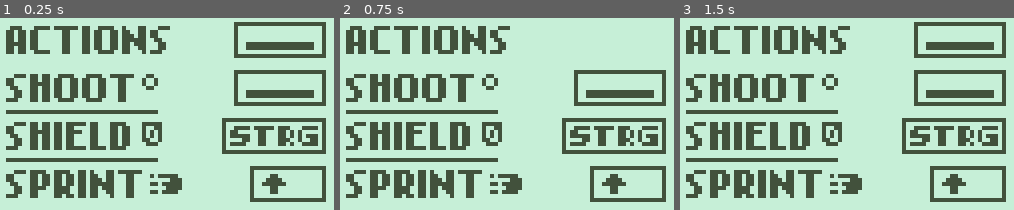
Above: before the commit, frames 1-3 (left to right).
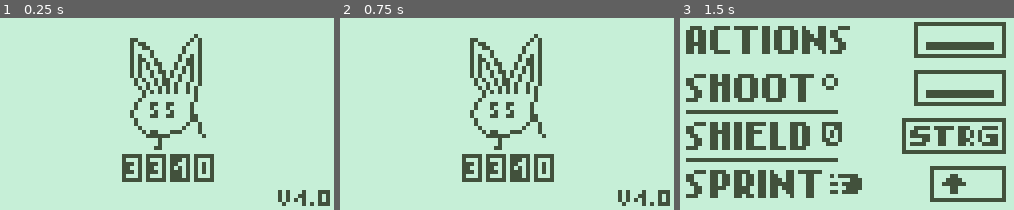
Above: after the commit, the same moments.

Repository: Streamfire/Nokia3310-DeathIsGood
Game: Godot game, scene res://internal/Scenes/Start.tscn
Two runs of this game, one before a commit and one after it. Both use one fixed random seed, a clock stepped at 60 frames per second and the inputs below. Before the commit the project starts from res://internal/Scenes/Startup.tscn.
Inputs:
- Up to frame 1 (0.25 s): no input
- Up to frame 2 (0.75 s): tap Enter at 0.5 s; hold D (move_right) from 0.53 s (still down); hold Down (aim_down) from 0.53 s (still down)
- Up to frame 3 (1.5 s): tap Escape (restart) at 1.25 s; release D (move_right) at 1.28 s; release Down (aim_down) at 1.28 s; hold S (move_down) from 1.28 s (still down); tap Left (aim_left) at 1.35 s

The runs differ from the first frame. In frame 1, 31% of the frame differs, in the area x 1-99%, y 2-98%; in frame 2, 28%; in frame 3, nothing differs.

Commit message:
Kanone wech

Diff:
--- /dev/null
+++ b/internal/Scenes/Canon.tscn
@@ -0,0 +1,32 @@
+[gd_scene load_steps=3 format=2]
+
+[ext_resource path="res://internal/Scenes/CanonShot.tscn" type="PackedScene" id=1]
+
+[sub_resource type="GDScript" id=1]
+script/source = "extends Node2D
+
+
+export var Shot:PackedScene
+export var shotDelay:float
+export var ShotDirection:Vector2
+
+
+func _ready():
+	$Timer.start(shotDelay)
+
+
+func _on_Timer_timeout():
+	var c = Shot.instance()
+	c.direction=ShotDirection
+	self.add_child(c)
+	$Timer.start(shotDelay)
+	pass # Replace with function body.
+"
+
+[node name="Canon" type="Node2D"]
+script = SubResource( 1 )
+Shot = ExtResource( 1 )
+shotDelay = 2.0
+
+[node name="Timer" type="Timer" parent="."]
+[connection signal="timeout" from="Timer" to="." method="_on_Timer_timeout"]
--- a/internal/Scenes/CanonShot.tscn
+++ b/internal/Scenes/CanonShot.tscn
@@ -38,31 +38,31 @@
 	pass # Replace with function body.
 "
 
-[sub_resource type="RectangleShape2D" id=2]
+[sub_resource type="RectangleShape2D" id=12]
 extents = Vector2( 1, 1 )
 
-[sub_resource type="RectangleShape2D" id=3]
+[sub_resource type="RectangleShape2D" id=13]
 extents = Vector2( 2, 2 )
 
 [node name="Shot" type="KinematicBody2D"]
 collision_layer = 16
-script = SubResource( 1 )
+script = SubResource( 11 )
 speed = 0.8
 
 [node name="canonball" type="Sprite" parent="."]
 texture = ExtResource( 1 )
 
 [node name="TerainHitbox" type="CollisionShape2D" parent="."]
-shape = SubResource( 2 )
+shape = SubResource( 12 )
 
 [node name="Area2D" type="Area2D" parent="." groups=[
 "HarmToPlayer",
 ]]
 collision_layer = 16
-collision_mask = 5
+collision_mask = 2
 
 [node name="DmgHitbox" type="CollisionShape2D" parent="Area2D"]
-shape = SubResource( 3 )
+shape = SubResource( 13 )
 
 [node name="TTLTimer" type="Timer" parent="."]
 wait_time = 10.0
--- a/internal/Scenes/DungeonE2.tscn
+++ b/internal/Scenes/DungeonE2.tscn
@@ -1,12 +1,10 @@
-[gd_scene load_steps=22 format=2]
+[gd_scene load_steps=20 format=2]
 
 [ext_resource path="res://Assets/Graphics/Deco/dungeon2.png" type="Texture" id=1]
 [ext_resource path="res://internal/Scenes/Player.tscn" type="PackedScene" id=2]
 [ext_resource path="res://internal/Scenes/Slime.tscn" type="PackedScene" id=3]
 [ext_resource path="res://internal/Scenes/Stone.tscn" type="PackedScene" id=4]
 [ext_resource path="res://internal/Scenes/Mouse.tscn" type="PackedScene" id=5]
-[ext_resource path="res://Assets/Graphics/Objects/canon/top.png" type="Texture" id=6]
-[ext_resource path="res://Assets/Graphics/Objects/canon/down.png" type="Texture" id=7]
 
 [sub_resource type="GDScript" id=1]
 script/source = "extends Node2D
@@ -481,22 +479,6 @@
 
 [node name="Mouse3" parent="Stone3/Slime2" instance=ExtResource( 5 )]
 position = Vector2( 188, 19 )
-
-[node name="down" type="Sprite" parent="Stone3/Slime2"]
-position = Vector2( 77, -29 )
-texture = ExtResource( 7 )
-
-[node name="down2" type="Sprite" parent="Stone3/Slime2"]
-position = Vector2( 99, -29 )
-texture = ExtResource( 7 )
-
-[node name="top" type="Sprite" parent="Stone3/Slime2"]
-position = Vector2( 88, 3 )
-texture = ExtResource( 6 )
-
-[node name="top2" type="Sprite" parent="Stone3/Slime2"]
-position = Vector2( 112, 3 )
-texture = ExtResource( 6 )
 
 [node name="Slime3" parent="Stone3" instance=ExtResource( 3 )]
 position = Vector2( 4, 26 )
--- a/internal/Scenes/DungeonE3.tscn
+++ b/internal/Scenes/DungeonE3.tscn
@@ -1,12 +1,9 @@
-[gd_scene load_steps=16 format=2]
+[gd_scene load_steps=13 format=2]
 
 [ext_resource path="res://Assets/Graphics/Deco/dungeon3.png" type="Texture" id=1]
 [ext_resource path="res://internal/Scenes/Player.tscn" type="PackedScene" id=2]
 [ext_resource path="res://internal/Scenes/Slime.tscn" type="PackedScene" id=3]
 [ext_resource path="res://internal/Scenes/Mouse.tscn" type="PackedScene" id=4]
-[ext_resource path="res://Assets/Graphics/Objects/canon/right.png" type="Texture" id=5]
-[ext_resource path="res://Assets/Graphics/Objects/canon/top.png" type="Texture" id=6]
-[ext_resource path="res://Assets/Graphics/Objects/canon/down.png" type="Texture" id=7]
 
 [sub_resource type="GDScript" id=1]
 script/source = "extends Node2D
@@ -781,10 +778,6 @@
 [node name="Slime3" parent="." instance=ExtResource( 3 )]
 position = Vector2( 271, 23 )
 
-[node name="right" type="Sprite" parent="Slime3"]
-position = Vector2( -179, 18 )
-texture = ExtResource( 5 )
-
 [node name="Slime4" parent="." instance=ExtResource( 3 )]
 position = Vector2( 294, 69 )
 
@@ -805,12 +798,4 @@
 
 [node name="Slime10" parent="." instance=ExtResource( 3 )]
 position = Vector2( 360, 66 )
-
-[node name="top" type="Sprite" parent="."]
-position = Vector2( 304, 88 )
-texture = ExtResource( 6 )
-
-[node name="down" type="Sprite" parent="."]
-position = Vector2( 319, 7 )
-texture = ExtResource( 7 )
 [connection signal="area_entered" from="Map/TransitionToNext" to="." method="_on_StaticBody2D_area_entered"]
--- a/internal/Scripts/AudioBus.gd
+++ b/internal/Scripts/AudioBus.gd
@@ -11,10 +11,11 @@
 
 func play_effect(path:String):
 	var stream = load(path)
-	AudioServer.set_bus_mute(1, true)
+	#AudioServer.set_bus_mute(1, true)
 	effect.stop()
 	effect.stream = stream
 	effect.play()
 
 func effect_finished() -> void:
-	AudioServer.set_bus_mute(1, false)
+	#AudioServer.set_bus_mute(1, false)
+	pass
--- a/project.godot
+++ b/project.godot
@@ -21,7 +21,7 @@
 [application]
 
 config/name="Nokia3310-DeathIsGood"
-run/main_scene="res://internal/Scenes/Startup.tscn"
+run/main_scene="res://internal/Scenes/Start.tscn"
 config/icon="res://icon.png"
 
 [autoload]
Not shown: 1 places in internal/Scenes/CanonShot.tscn that only renumber resources
Not shown: 2 places in internal/Scenes/DungeonE2.tscn that only renumber resources
Not shown: 3 places in internal/Scenes/DungeonE3.tscn that only renumber resources
